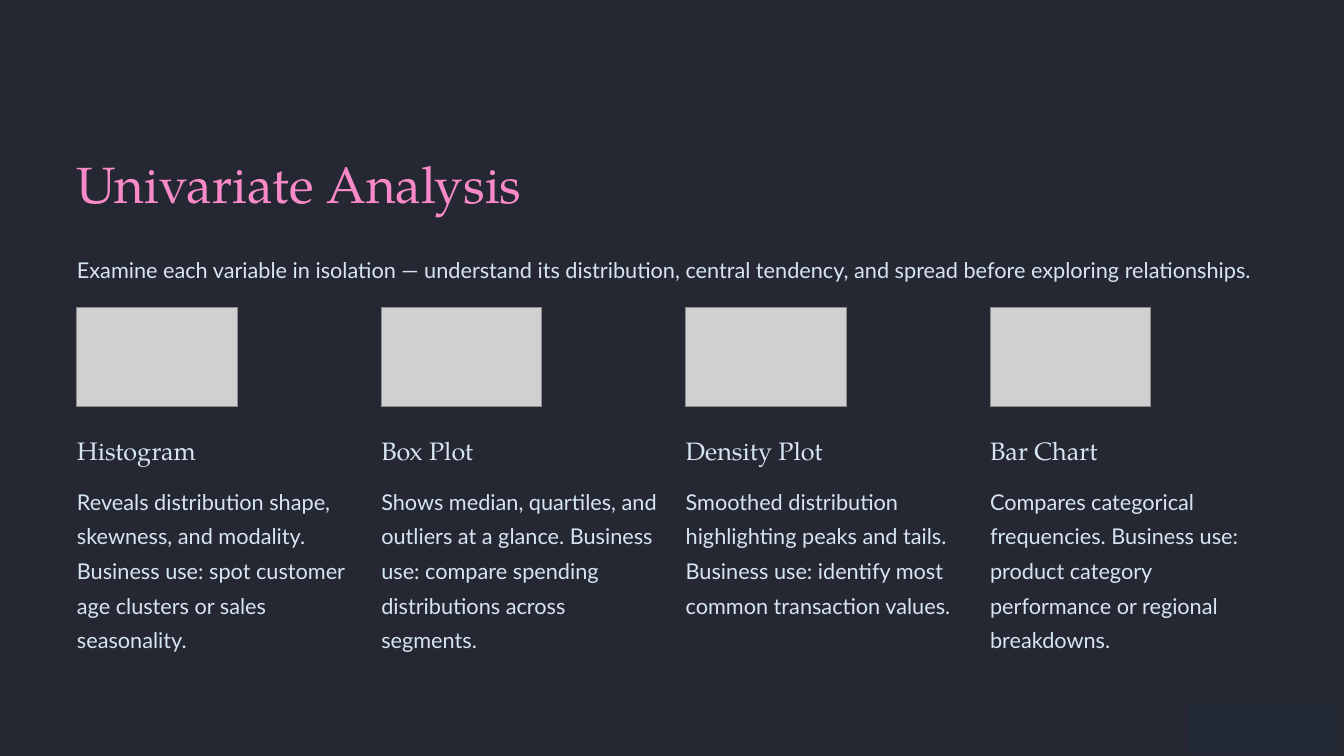
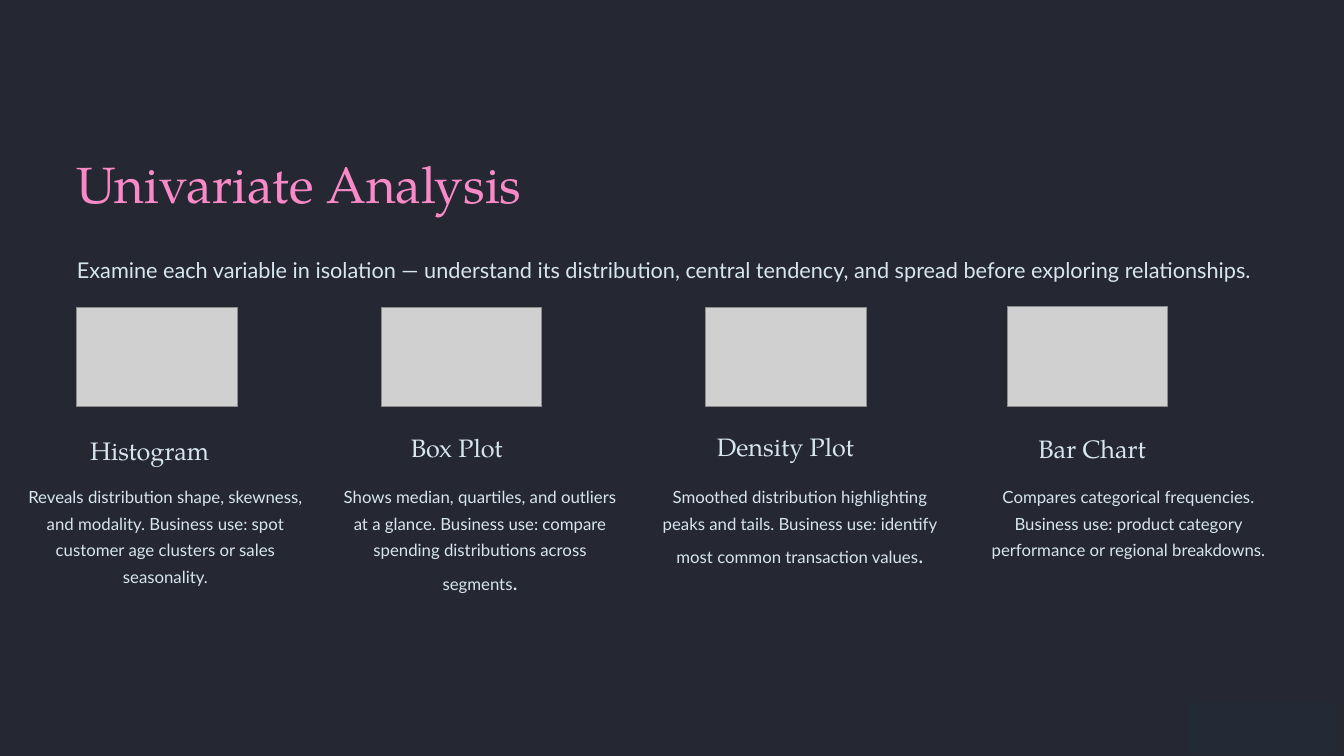
Before and after one commit to Hritikkumarmahto/Data-Science, a slide deck: slide 7 of Communacation/EDA.pptx. Drawn at 1344x756 pixels with LibreOffice and Linux fonts; fonts in the diff are those of the drawing; grey boxes stand for pictures; background and template pictures are left out. Boxes give left, top, right and bottom in pixels: in the first picture for what was removed or moved away, otherwise in the second. Text is boxed around its words. In the diff, an @@ line names an element or a change of style, - is before the commit and + after.

Commit message:
Sales prediction

```diff
--- a/Communacation/EDA.pptx
+++ b/Communacation/EDA.pptx
@@ picture: place and size @@
-picture at (686, 308, 846, 406)
+picture at (706, 308, 866, 406)
@@ picture: place and size @@
-picture at (990, 308, 1150, 406)
+picture at (1007, 307, 1168, 405)
@@ text "Histogram": place and size @@
-text "Histogram" at (77, 442, 196, 467)
+text "Histogram" at (90, 442, 209, 467)
@@ text "Box Plot": place and size @@
-text "Box Plot" at (381, 442, 473, 461)
+text "Box Plot" at (411, 439, 502, 458)
@@ text "Density Plot": place and size @@
-text "Density Plot" at (686, 442, 822, 467)
+text "Density Plot" at (717, 438, 854, 463)
@@ text "Bar Chart": place and size @@
-text "Bar Chart" at (990, 442, 1097, 461)
+text "Bar Chart" at (1038, 440, 1146, 459)
@@ size 15.5 to 12 pt; alignment left to centre in 4 elements at (992, 490, 1265, 559), (663, 490, 937, 563), (344, 490, 616, 593), (28, 490, 302, 586) @@
@@ text "Reveals distribution shape, skewness, and ...": place and size @@
-text "Reveals distribution shape, skewness, and ..." at (77, 494, 345, 652)
+text "Reveals distribution shape, skewness, and ..." at (28, 490, 302, 586)
@@ text "Shows median, quartiles, and outliers ...": place and size @@
-text "Shows median, quartiles, and outliers ..." at (381, 494, 657, 652)
+text "Shows median, quartiles, and outliers ..." at (344, 490, 616, 593)
@@ text "Smoothed distribution highlighting peaks and ...": place and size @@
-text "Smoothed distribution highlighting peaks and ..." at (686, 494, 950, 614)
+text "Smoothed distribution highlighting peaks and ..." at (663, 490, 937, 563)
```
Also in this commit, not shown: 5 other slides changed, 13 other files.
